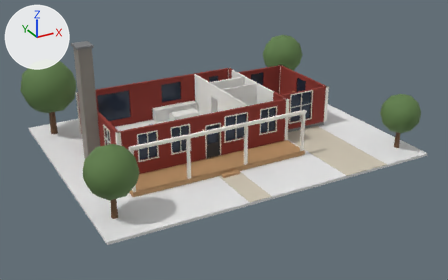
A saved change to the glTF model public/samples/ar-project-viewer/models/farmhouse-red-open.glb.
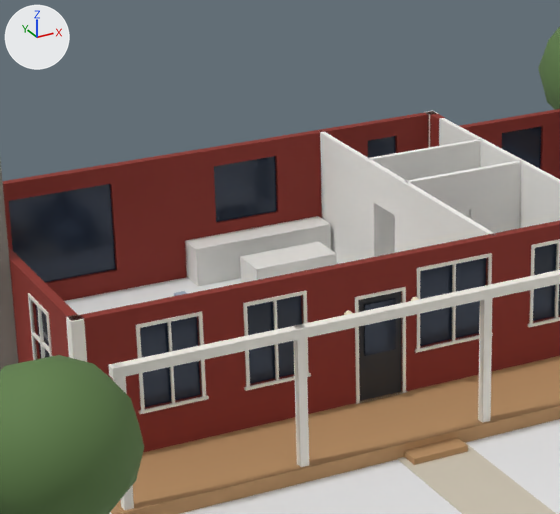
The first picture shows the older version from a 50 mm camera at (-0.382, -0.709, 0.356) aimed at (-0.007, -0.028, 0.016). The close-ups show the older and then the newer version on the part from 21% to 60% of the width and 12% to 69% of the height of that picture. Only the edits that show in the close-ups are written down. Arrows for +X, +Y and +Z are at upper left; the lights stay in place. Where no turn or scale is listed for an object, it has been applied to the vertices. Vertices at exactly the same position are counted once.

The first close-up shows 'Mesh_19', 'Mesh_20', 'counter', 'deck', 'door', 'frame', 'glass', 'gravel', 'inner', 'lawn', 'leaves', 'siding', 'trim', 'wood' and 2 more.
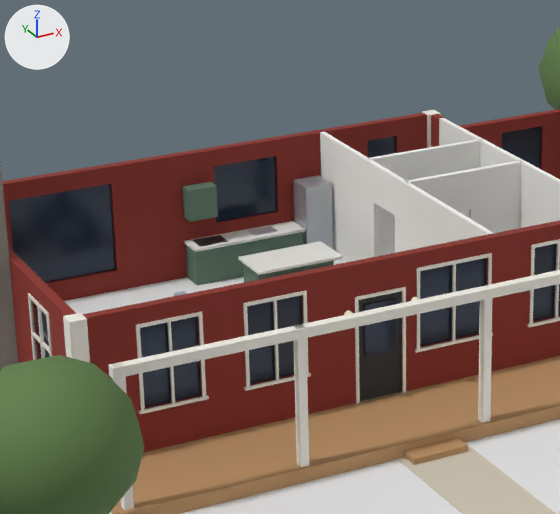
What changed in the scene script:
```text
Change mat_material_18:
    mat_material_18.base_color: (0.815, 0.799, 0.761) -> (0.114, 0.195, 0.141)  # white #e9e7e2 -> greyish green #5f7a69
Change mat_material_19:
    mat_material_19.base_color: (1.0, 0.896, 0.672) -> (0.815, 0.799, 0.761)  # beige #fff3d6 -> white #e9e7e2
Add mat_material_21:
    mat_material_21 = principled_material('Material_21')
    mat_material_21.base_color = (0.0194, 0.0212, 0.0252)  # black #26282c
    mat_material_21.roughness = 0.4
Add mat_material_20:
    mat_material_20 = principled_material('Material_20')
    mat_material_20.base_color = (0.485, 0.515, 0.552)  # light grey #b9bec4
    mat_material_20.metallic = 0.6
    mat_material_20.roughness = 0.35
Change me_mesh_10:
    where me_mesh_10.from_pydata(...)  # 192 vertices, 288 faces; spans x -0.123..0.213, y -0.123..0.083, z 0.005..0.066
    used by ob_trim; location = (-0.045, 0.025, 0.0036)
    me_mesh_10 part 1: 8 of 192 vertices moved; they spanned x -0.123..-0.117, y -0.083..-0.077, z 0.006..0.066 and now span x -0.123..-0.117, y -0.083..-0.077, z 0.006..0.066; mean shift (0.0, 0.0, 0.0); largest move (-0.117, -0.083, 0.006) -> (-0.117, -0.083, 0.006)
Change me_mesh_18:
    used by ob_counter; location = (-0.045, 0.025, 0.0036)
    remove me_mesh_18.from_pydata(...)  # 32 vertices, 48 faces; spans x -0.012..0.118, y 0.029..0.078, z 0.006..0.0244
    remove me_mesh_18.materials.append(mat_material_18)  # white #e9e7e2
    add me_mesh_18.from_pydata(...)  # 24 vertices, 36 faces; spans x -0.0124..0.073, y 0.025..0.0784, z 0.0224..0.0244
    me_mesh_18 part 2: a new loose piece, a box spanning x -0.0124..0.0434, y 0.065..0.0784, z 0.0232..0.0244, in mat_material_19 (white #e9e7e2)
    me_mesh_18 part 3: a new loose piece, a box spanning x 0.001..0.043, y 0.025..0.047, z 0.0232..0.0244, in mat_material_19 (white #e9e7e2)
    me_mesh_18 part 4: the loose piece of 8 vertices spanning x -0.012..0.057, y 0.065..0.078, z 0.006..0.0244 is deleted
    me_mesh_18 part 5: the loose piece of 8 vertices spanning x 0.002..0.042, y 0.029..0.047, z 0.006..0.0244 is deleted
    other edits to the shape of me_mesh_18 do not show in these pictures
    add me_mesh_18.materials.append(mat_material_19)  # white #e9e7e2
Add me_mesh_21:
    me_mesh_21.from_pydata(...)  # a box spanning x -0.009..0.005, y 0.0672..0.0764, z 0.0244..0.0247
    me_mesh_21.materials.append(mat_material_21)  # black #26282c
Add me_mesh_20_1:
    me_mesh_20_1.from_pydata(...)  # a box spanning x 0.019..0.031, y 0.0684..0.076, z 0.0244..0.0246; a box spanning x 0.044..0.0576, y 0.064..0.078, z 0.006..0.045
    me_mesh_20_1.materials.append(mat_material_20)  # light grey #b9bec4
Add me_mesh_18_1:
    me_mesh_18_1.from_pydata(...)  # a box spanning x -0.012..0.043, y 0.066..0.078, z 0.006..0.0232; a box spanning x -0.012..0.002, y 0.071..0.078, z 0.036..0.051; a box spanning x 0.003..0.041, y 0.03..0.046, z 0.006..0.0232; a box spanning x 0.0612..0.0724, y 0.039..0.059, z 0.006..0.0224
    me_mesh_18_1.materials.append(mat_material_18)  # greyish green #5f7a69
Add ob_dark:
    ob_dark = bpy.data.objects.new('dark', me_mesh_21)
    ob_dark.location = (-0.045, 0.025, 0.0036)
Add ob_steel:
    ob_steel = bpy.data.objects.new('steel', me_mesh_20_1)
    ob_steel.location = (-0.045, 0.025, 0.0036)
Add ob_cabinet:
    ob_cabinet = bpy.data.objects.new('cabinet', me_mesh_18_1)
    ob_cabinet.location = (-0.045, 0.025, 0.0036)
```

Changed parts and their boxes [x1, y1, x2, y2] in the close-ups (560 x 514 px; the box of a moved part takes in the faces that stretch with it):
'trim', reshaped: before [66, 111, 560, 510]; after [63, 110, 560, 510]
'counter', reshaped: before [185, 216, 337, 286]; after [184, 221, 342, 275]
'cabinet', added: after [182, 182, 334, 286]
'steel', added: after [248, 175, 333, 249]
'dark', added: after [192, 235, 228, 247]
part 1 of me_mesh_10, moved or reshaped: before [66, 314, 87, 362]; after [63, 313, 90, 363]
part 2 of me_mesh_18, added: after [184, 221, 305, 252]
part 3 of me_mesh_18, added: after [238, 241, 342, 275]
part 4 of me_mesh_18, deleted: before [185, 216, 331, 286]
part 5 of me_mesh_18, deleted: before [240, 242, 337, 283]
